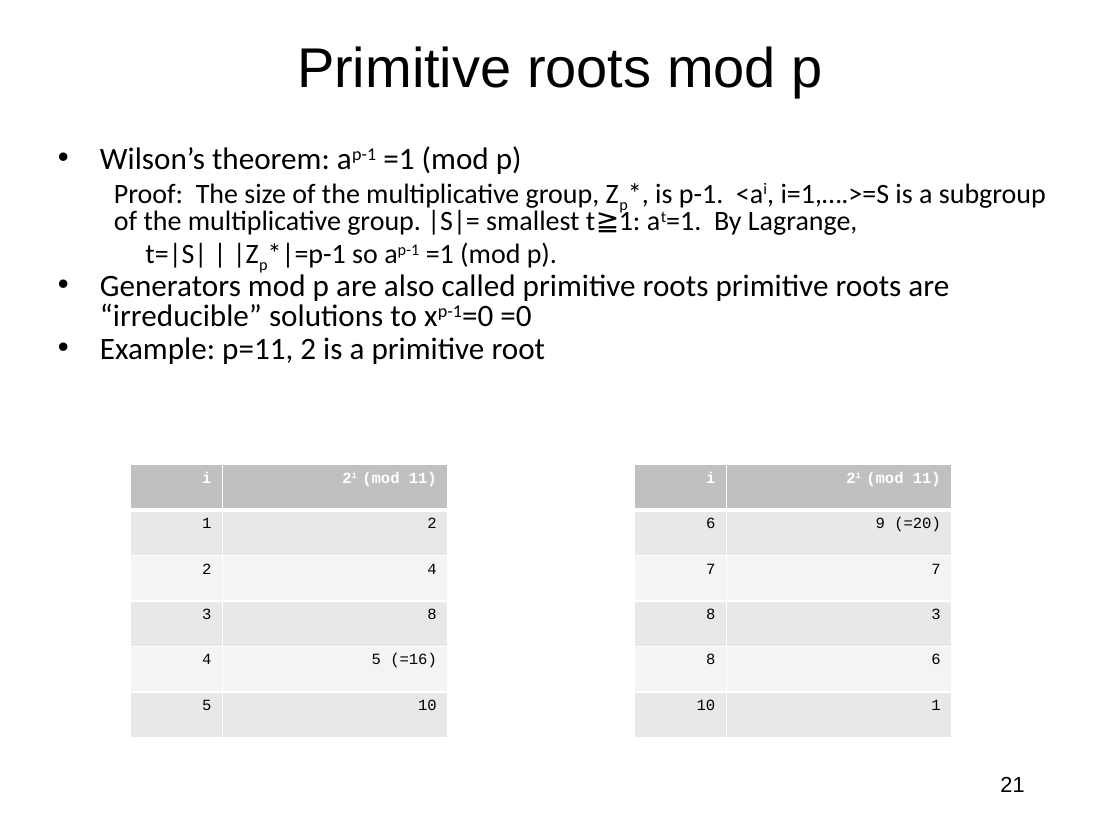
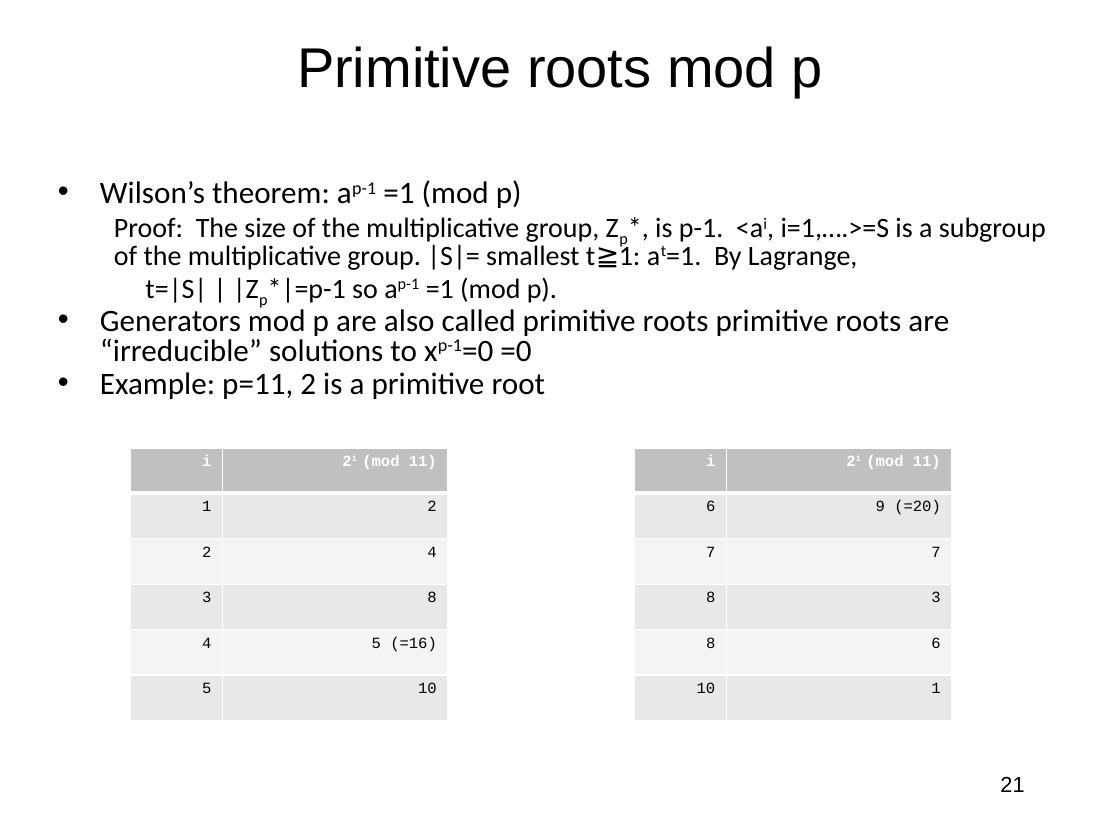
Before and after one commit to jlmucb/class_notes, a slide deck: slide 21 of BerkeleyClass/CS290Spring2013/Lectures/Cryptoclass7.pptx. Drawn at 1120x840 pixels with LibreOffice and Linux fonts; fonts in the diff are those of the drawing. Boxes give left, top, right and bottom in pixels: in the first picture for what was removed or moved away, otherwise in the second. Text is boxed around its words. In the diff, an @@ line names an element or a change of style, - is before the commit and + after.

```diff
--- a/BerkeleyClass/CS290Spring2013/Lectures/Cryptoclass7.pptx
+++ b/BerkeleyClass/CS290Spring2013/Lectures/Cryptoclass7.pptx
@@ text "Wilson’s theorem: ap-1 =1 (mod ...": place and size @@
-text "Wilson’s theorem: ap-1 =1 (mod ..." at [100, 146, 1046, 364]
+text "Wilson’s theorem: ap-1 =1 (mod ..." at [100, 180, 1046, 399]
@@ table: place and size @@
-table at [131, 465, 448, 737]
+table at [131, 448, 448, 720]
@@ table: place and size @@
-table at [635, 465, 952, 737]
+table at [635, 448, 952, 720]
```
Also in this commit, not shown: 5 other slides changed, 11 other files.
